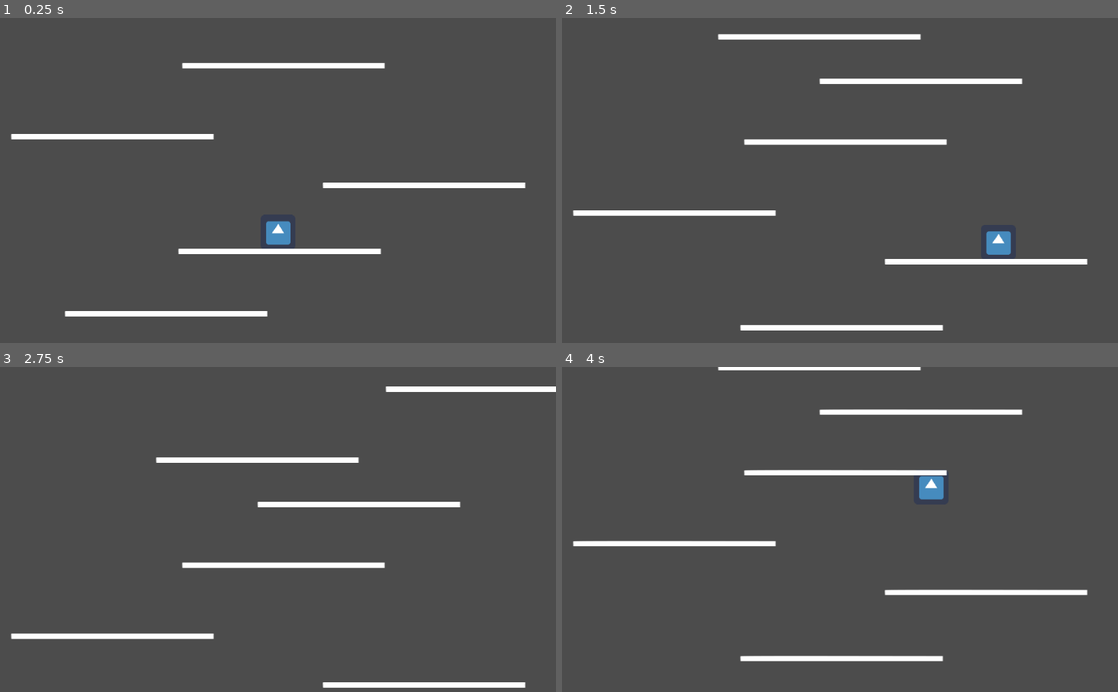
Above: before the commit, frames 1-4 (two rows, left to right).
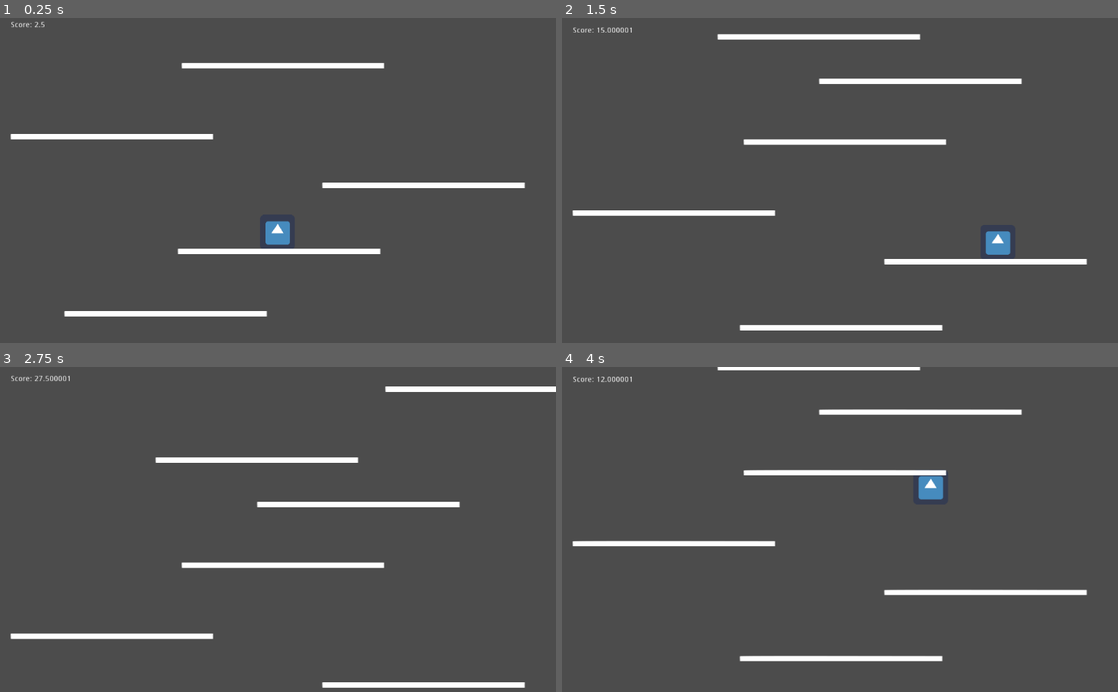
Above: after the commit, the same moments.

Repository: joshmossas/godot-infinite-jumper
Game: Godot game, scene res://scenes/main_scene.tscn
The game is run twice, just before and just after one commit, with the same random seed, the same clock (stepped at 60 frames per second) and the same inputs. The engine's default icon, where the game draws it, is replaced by a stand-in: a white triangle on a blue panel in a dark square.
Inputs:
- Up to frame 1 (0.25 s): no input
- Up to frame 2 (1.5 s): hold Right (ui_right) 0.53-1.28 s; tap Space (ui_select) at 0.77 s; hold Left (ui_left) from 1.28 s (still down)
- Up to frame 3 (2.75 s): tap Space (ui_select) at 1.52 s; release Left (ui_left) at 2.03 s; hold Right (ui_right) from 2.03 s (still down)
- Up to frame 4 (4 s): tap Space (ui_select) at 3.02, 3.77 s; release Right (ui_right) at 3.53 s; hold Left (ui_left) from 3.53 s (still down)

The runs differ from the first frame. In frame 1, 0.1% of the frame differs, in the area x 1-95%, y 1-92%; in frame 2, 0.2%, in the area x 1-95%, y 2-97%; in frame 3, 0.1%; in frame 4, 0.2%.

Commit message:
add score

Diff:
--- a/scenes/main_scene.gd
+++ b/scenes/main_scene.gd
@@ -14,6 +14,14 @@
 #func _process(delta):
 #	pass
 
+var score = 0.0;
+
+func _process(delta):
+	score += 10 * delta
+	var label = get_node("Node2D/Label") as Label
+	label.text = "Score: " + str(score)
+	pass
+
 var rng = RandomNumberGenerator.new()
 
 func randomXPosition():
--- a/scenes/main_scene.tscn
+++ b/scenes/main_scene.tscn
@@ -42,7 +42,15 @@
 position = Vector2( -257, 408 )
 
 [node name="Node2D" type="Node2D" parent="."]
+position = Vector2( 1, 0 )
 script = ExtResource( 4 )
+
+[node name="Label" type="Label" parent="Node2D"]
+margin_left = -492.0
+margin_top = -324.0
+margin_right = -267.0
+margin_bottom = -266.0
+text = "Score: 0"
 
 [node name="Camera2D" type="Camera2D" parent="Node2D"]
 current = true
@@ -55,6 +63,7 @@
 [node name="Area2D" type="Area2D" parent="Node2D"]
 
 [node name="CollisionShape2D" type="CollisionShape2D" parent="Node2D/Area2D"]
+visible = false
 position = Vector2( 3, -22 )
 shape = SubResource( 1 )
 
